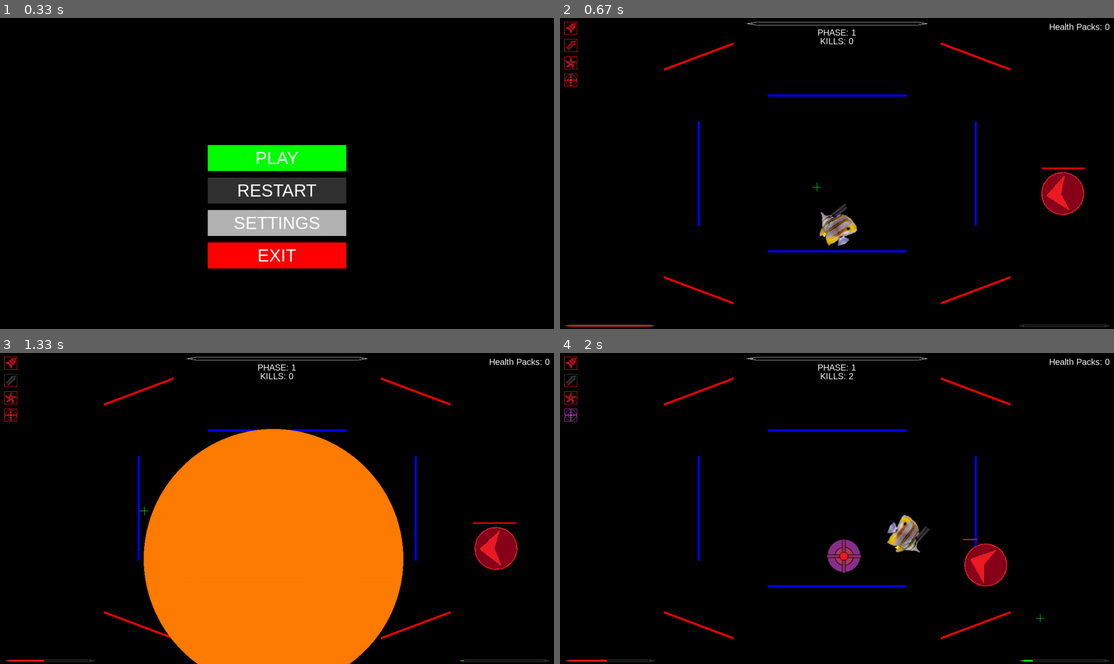
Above: before the commit, frames 1-4 (two rows, left to right).
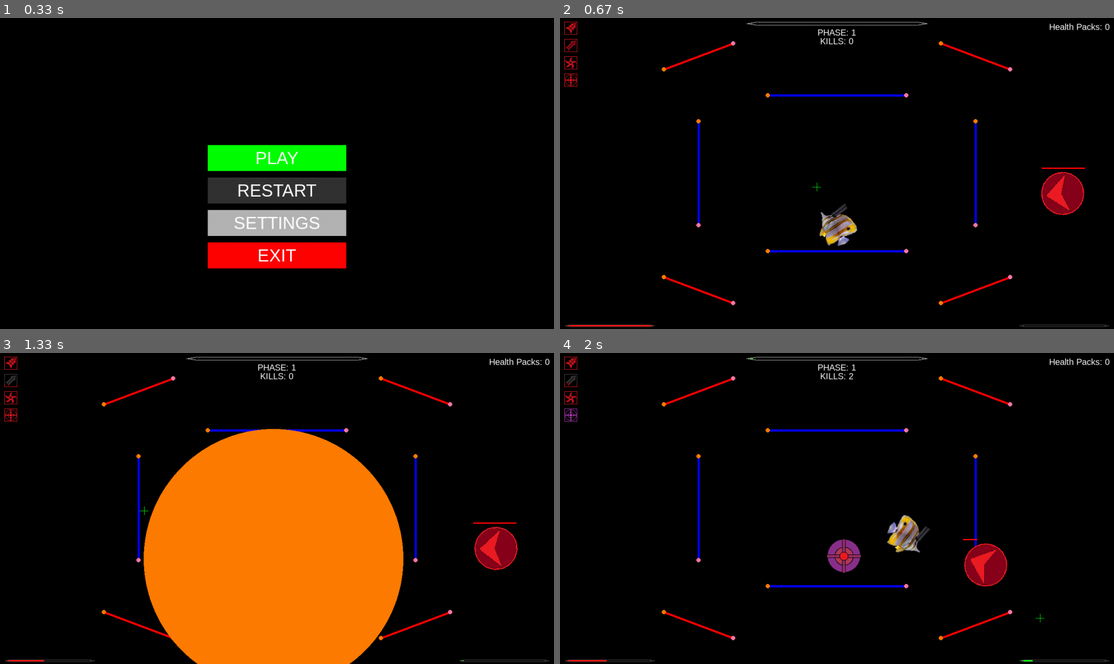
Above: after the commit, the same moments.

Repository: Jacob1Carter/BulletHellPygame
Game: pygame game, started from main.py
The game is run twice, just before and just after one commit, with the same random seed, the same clock (stepped at 60 frames per second) and the same inputs.
Inputs (mouse positions are in pixels of both pictures, inside the frame that each line leads up to):
- Up to frame 1 (0.33 s): no input
- Up to frame 2 (0.67 s): click (814, 185) at 0.38 s
- Up to frame 3 (1.33 s): click (144, 511) at 0.72 s; tap E at 1 s
- Up to frame 4 (2 s): hold D 1.33-1.8 s; tap F at 1.4, 1.7, 1.9 s; click (665, 580) at 1.42 s; hold W from 1.83 s (still down); click (1041, 617) at 1.92 s; tap K at 1.98 s

Frame 1 is identical in both runs. In frame 2, 0.2% of the frame differs, in the area x 18-82%, y 7-93%; in frame 3, 0.1%; in frame 4, 0.2%.

Commit message:
Ricochet progress

Diff:
--- a/entities.py
+++ b/entities.py
@@ -88,6 +88,8 @@
         self.hit_marker_time_max = 0.2 * main.FPS
         self.hit_marker_time = self.hit_marker_time_max
         self.hit_marker_img = main.pygame.transform.scale(main.pygame.image.load(main.os.path.join("Assets", "hitmarker.png")), (self.hm_width, self.hm_height))
+
+        #print("b", self.angle)
 
 
 class HealthPack:
--- a/main.py
+++ b/main.py
@@ -250,7 +250,6 @@
 def handle_bullets(bullets, player, enemies, covers):
     remove_list = []
     for bullet in bullets:
-        #print(bullet.angle)
 
         #   move
         if not bullet.hit_marker:
@@ -274,7 +273,7 @@
                     for segment in cover.segments:
                         if shortest_distance(segment.ax, segment.ay, segment.bx, segment.by, bullet.x, bullet.y) <= bullet.width * 2:
                             if bullet.tag == "0":
-                                print(calculate_angle(segment.ax, segment.ay, segment.bx, segment.by))
+                                print(bullet.angle - calculate_angle(segment.ax, segment.ay, segment.bx, segment.by))
                                 bullet.angle += 180
                                 if bullet.angle >= 360:
                                     bullet.angle -= 360
@@ -288,7 +287,6 @@
                                 break
 
             #   check for hit
-            print(bullet.angle)
             if bullet.tag == "1" or bullet.tag == "2":
                 distance = math.sqrt((bullet.x - player.x) ** 2 + (bullet.y - player.y) ** 2)
                 #   if player.x + player.width > bullet.x > player.x and \
@@ -465,6 +463,8 @@
     for cover in covers:
         for segment in cover.segments:
             pygame.draw.line(WIN, cover.colour, (segment.ax, segment.ay), (segment.bx, segment.by), cover.thickness)
+        pygame.draw.circle(WIN, COLOURS["orange"], (cover.segments[0].ax, cover.segments[0].ay), 5)
+        pygame.draw.circle(WIN, COLOURS["pink"], (cover.segments[0].bx, cover.segments[0].by), 5)
 
     #   Show warp point
 
@@ -979,12 +979,12 @@
             "ricochet",
             [
                 (
+                    WIDTH - (WIDTH * (3 / 8)),
+                    HEIGHT - (HEIGHT * (1 / 4)),
+                ),
+                (
                     WIDTH - (WIDTH * (1 / 4)),
                     HEIGHT - (HEIGHT * (1 / 3)),
-                ),
-                (
-                    WIDTH - (WIDTH * (3 / 8)),
-                    HEIGHT - (HEIGHT * (1 / 4)),
                 ),
             ],
             (80, 120)
--- a/tools.py
+++ b/tools.py
@@ -151,10 +151,4 @@
     angle_degrees = (angle_degrees + 360) % 360
 
     # If the angle is greater than 90 degrees, subtract it from 180
-    if angle_degrees > 90:
-        angle_degrees = 180 - angle_degrees
-
-    if angle_degrees < 0:
-        angle_degrees = 180 + angle_degrees
-
     return angle_degrees
